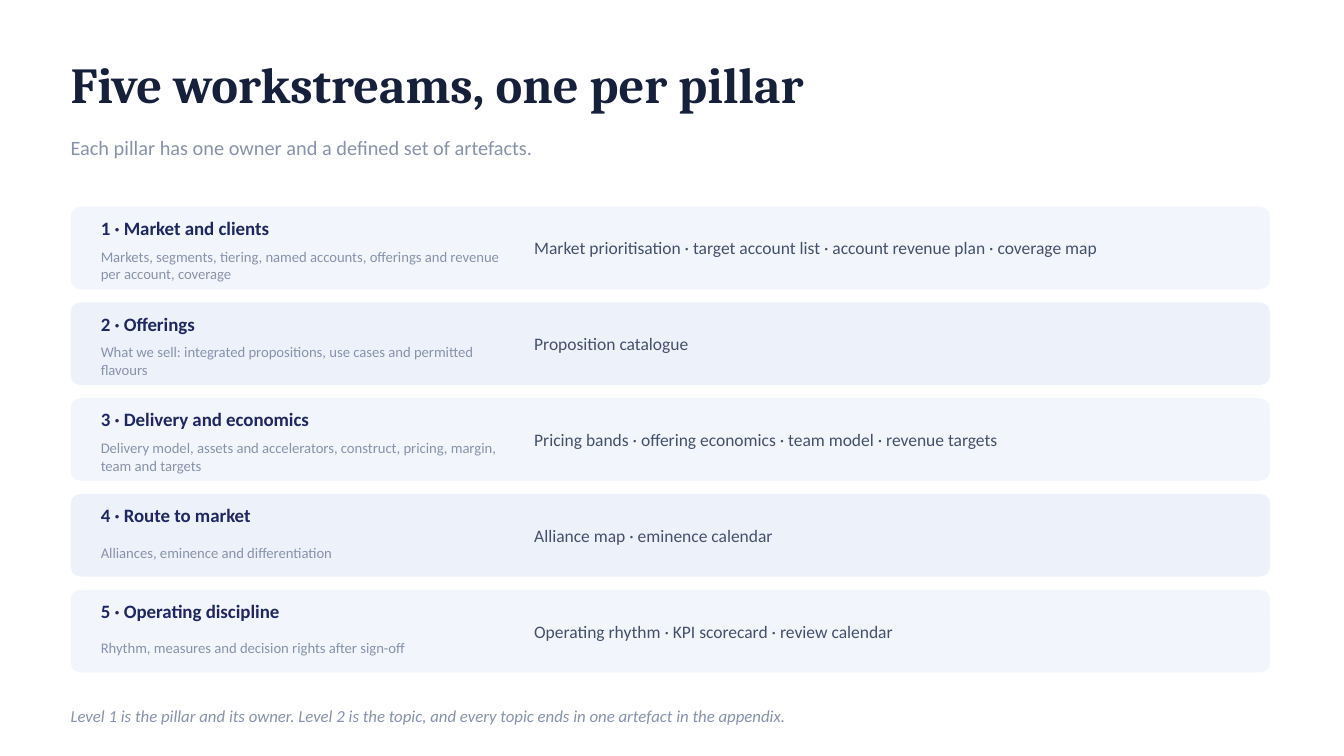
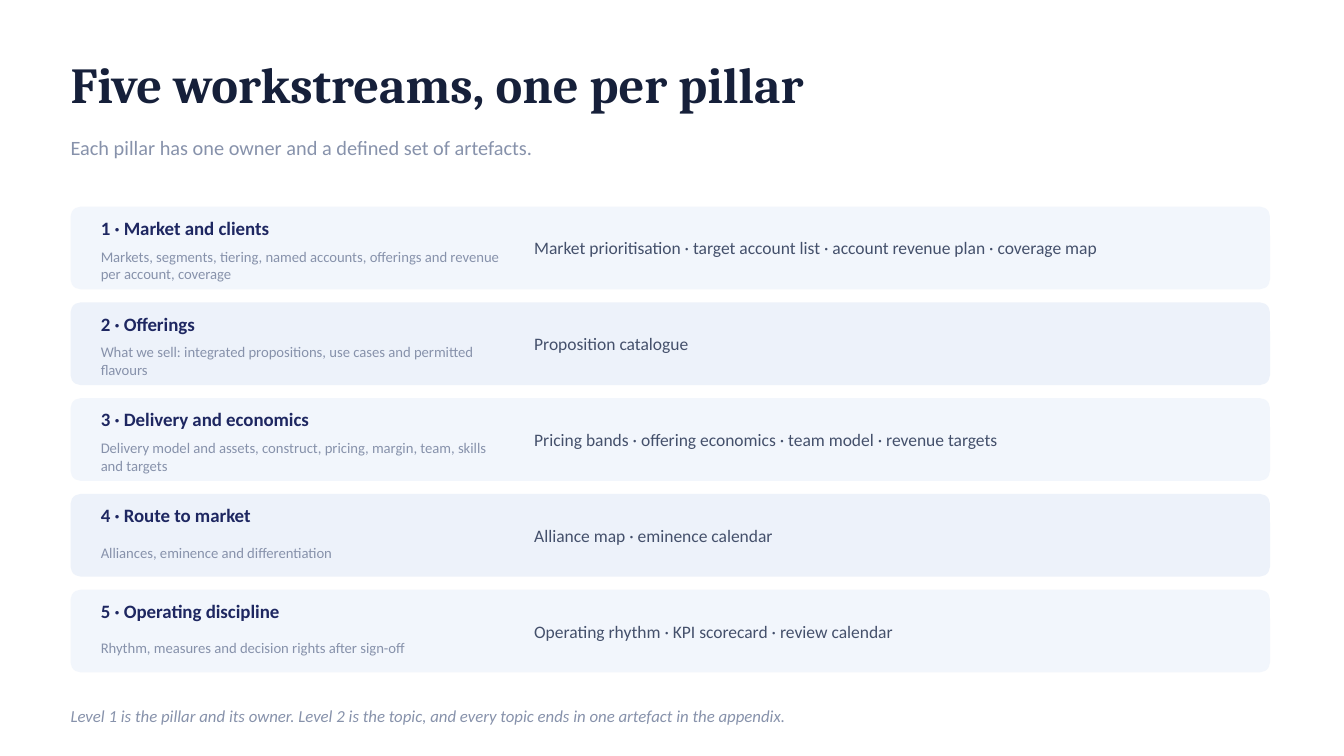
Before and after one commit to dhajjar-cyber/bae, a slide deck: slide 19 of FSI strategy/EAIND-FSI-Strategy-Development-Plan.pptx (slide 11 before the commit). Drawn at 1344x756 pixels with LibreOffice and Linux fonts; fonts in the diff are those of the drawing. Boxes give left, top, right and bottom in pixels: in the first picture for what was removed or moved away, otherwise in the second. Text is boxed around its words. In the diff, an @@ line names an element or a change of style, - is before the commit and + after.

```diff
--- a/FSI strategy/EAIND-FSI-Strategy-Development-Plan.pptx
+++ b/FSI strategy/EAIND-FSI-Strategy-Development-Plan.pptx
@@ text at (101, 443, 486, 474): text changed @@
-Delivery model, assets and accelerators, construct, pricing, margin, team and targets
+Delivery model and assets, construct, pricing, margin, team, skills and targets
```
Also in this commit, not shown: 3 other slides changed, 7 slides added, 1 slide removed, 2 other files.
